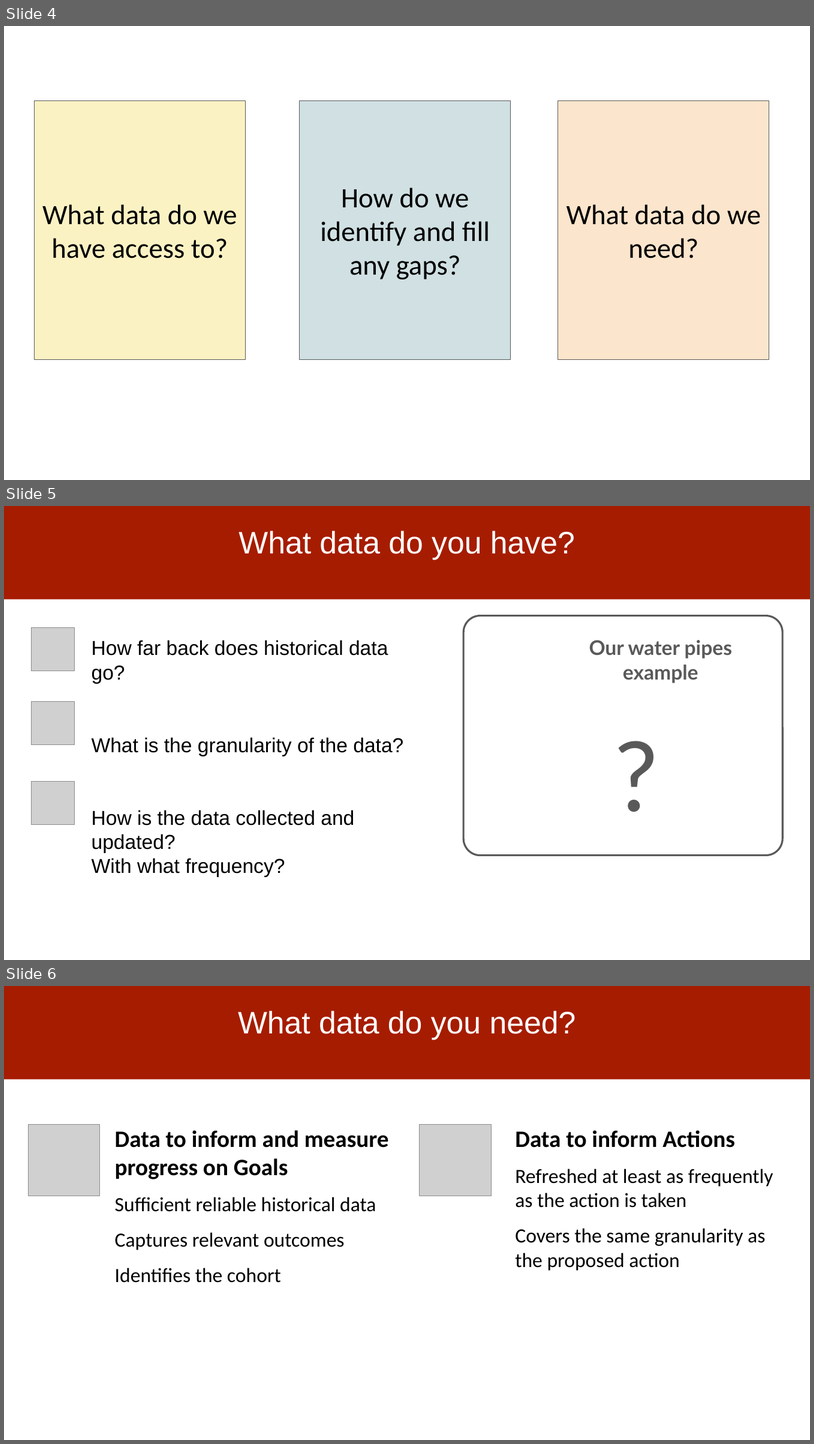
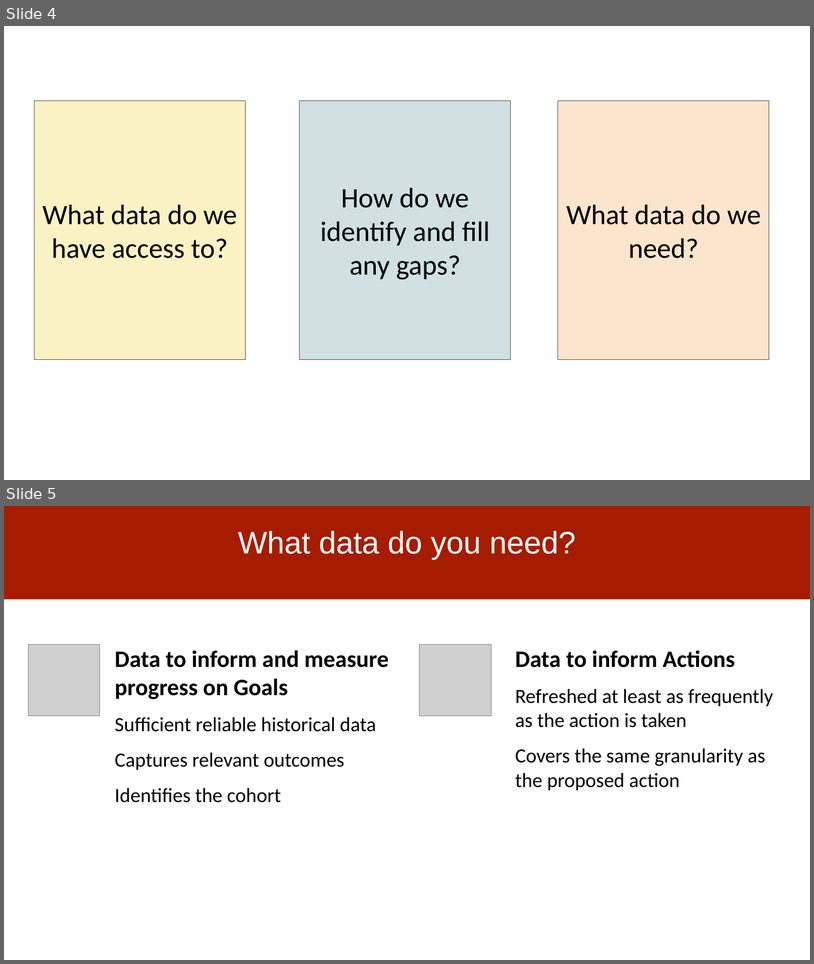
Before and after one commit to dssg/mlforpublicpolicylab, a slide deck: Lectures/04-data.pptx. Shown one above the other, each under a label of ours: slides 4, 5 and 6 before the commit, slides 4 and 5 after it. The pictures are 814x1444 and 814x964 pixels, drawn with LibreOffice and Linux fonts; fonts in the diff are those of the drawing; grey boxes stand for pictures. Boxes give left, top, right and bottom in pixels: in the first picture for what was removed or moved away, otherwise in the second. Text is boxed around its words. In the diff, an @@ line names an element or a change of style, - is before the commit and + after.

```diff
--- a/Lectures/04-data.pptx
+++ b/Lectures/04-data.pptx
@@ slide 5 removed at bbox=[4, 506, 810, 960], background #FFFFFF; not listed: 1 template element that a slide beside it also shows @@
@@ title removed at bbox=[239, 531, 575, 559] @@
-What data do you have?
@@ picture removed at bbox=[31, 628, 75, 671] @@
@@ rounded rectangle removed at bbox=[464, 615, 783, 855] @@
@@ text removed at bbox=[92, 640, 404, 877] @@
-How far back does historical data go?
-What is the granularity of the data?
-How is the data collected and updated?
-With what frequency?
@@ text removed at bbox=[590, 640, 732, 683] @@
-Our water pipes example
@@ picture removed at bbox=[31, 702, 75, 745] @@
@@ text removed at bbox=[607, 706, 698, 840] @@
-?
@@ picture removed at bbox=[31, 781, 75, 825] @@
@@ what was slide 6 is now slide 5 @@
```
Also in this commit, not shown: 2 slides changed, 1 other slide removed, 1 other file.
